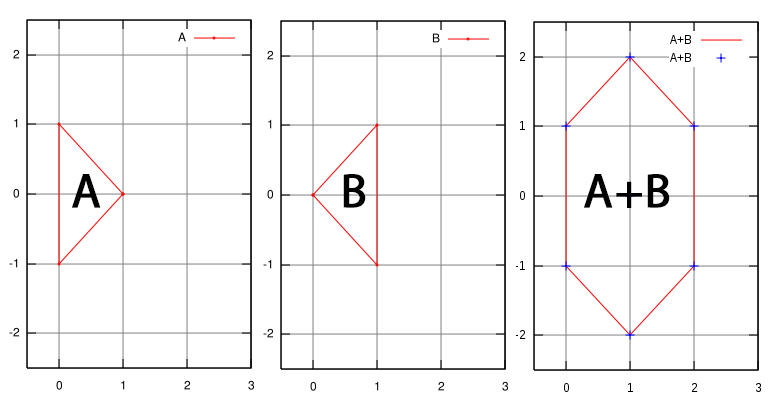
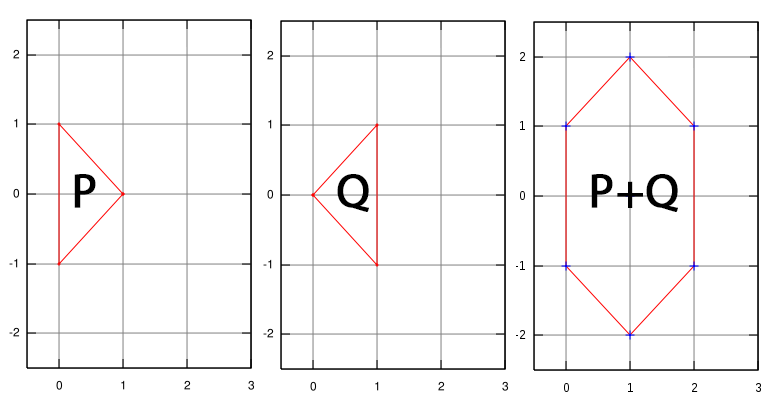
Layers edited between the first and the second 774 x 400 image:
renamed "A+B" to "P+Q", painted on it over 584, 174, 678, 212
renamed "B" to "Q", painted on it over 337, 174, 369, 212
added layer "Kształt 4" above "Kształt 3" over 186, 29, 188, 47
added layer "Kształt 3" above "P" over 440, 30, 442, 48
renamed "A" to "P", painted on it over 72, 174, 101, 208
added layer "Kształt 2" above "Kształt 1" over 693, 31, 695, 68
added layer "Kształt 1" above "A+B" over 668, 56, 750, 58
painted on "A+B" over 668, 35, 742, 63
painted on "B" over 432, 33, 489, 43
painted on "A" over 178, 32, 235, 42
